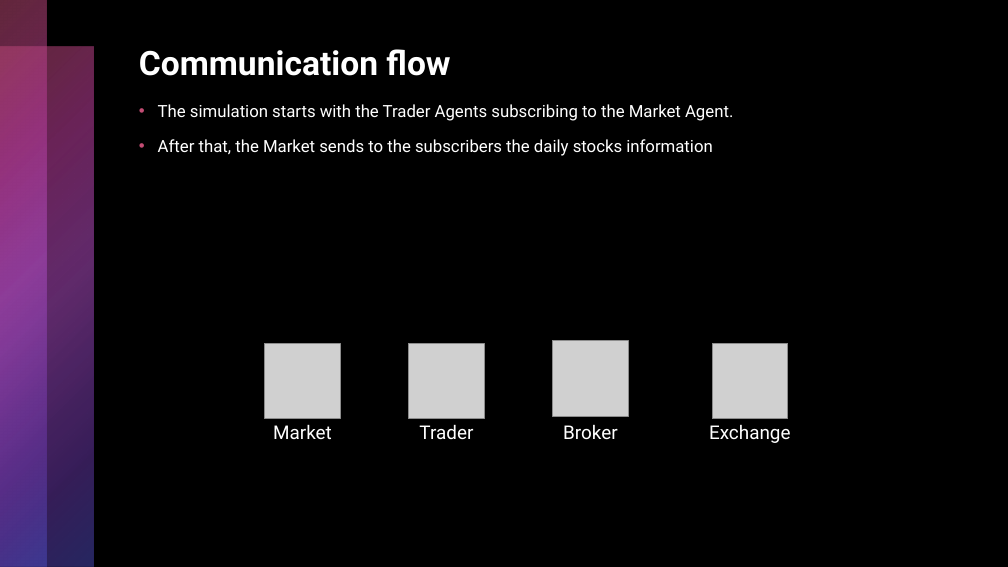
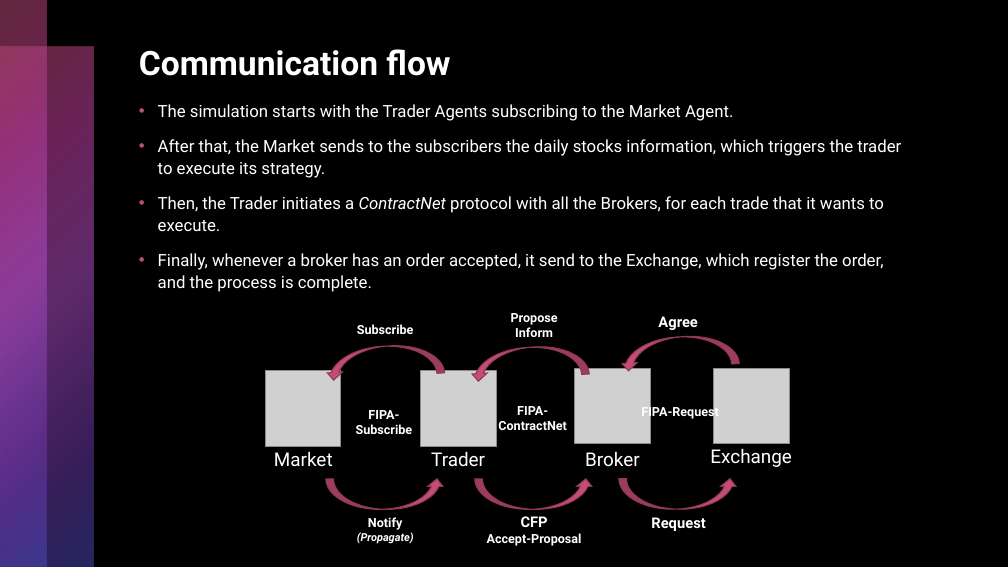
Before and after one commit to sergiodagama/FEUP-ASMA_Investment_Strategies_Simulation_Multi_Agent_System, a slide deck: slide 4 of docs/presentation.pptx. Drawn at 1008x567 pixels with LibreOffice and Linux fonts; fonts in the diff are those of the drawing; grey boxes stand for pictures. Boxes give left, top, right and bottom in pixels: in the first picture for what was removed or moved away, otherwise in the second. Text is boxed around its words. In the diff, an @@ line names an element or a change of style, - is before the commit and + after.

```diff
--- a/docs/presentation.pptx
+++ b/docs/presentation.pptx
@@ text at bbox=[158, 139, 901, 292]: text changed @@
-• After that, the Market sends to the subscribers the daily stocks information
+• After that, the Market sends to the subscribers the daily stocks information, which triggers the trader to execute its strategy.
+• Then, the Trader initiates a ContractNet protocol with all the Brokers, for each trade that it wants to execute.
+• Finally, whenever a broker has an order accepted, it send to the Exchange, which register the order, and the process is complete.
@@ text added at bbox=[357, 324, 414, 334], 12 pt, text #FFFFFF, bold @@
+Subscribe
@@ text added at bbox=[511, 313, 558, 337], 12 pt, text #FFFFFF, bold @@
+Propose
+Inform
@@ text added at bbox=[658, 316, 697, 330], 14 pt, text #FFFFFF, bold @@
+Agree
@@ curved up arrow added at bbox=[324, 342, 445, 380], fill #C34D74, outline #903956 1 pt @@
@@ curved up arrow added at bbox=[469, 343, 589, 381], fill #C34D74, outline #903956 1 pt @@
@@ curved up arrow added at bbox=[619, 333, 740, 371], fill #C34D74, outline #903956 1 pt @@
@@ picture: place and size @@
-picture at bbox=[265, 343, 340, 419]
+picture at bbox=[265, 371, 341, 446]
@@ picture: place and size @@
-picture at bbox=[409, 343, 485, 419]
+picture at bbox=[420, 371, 496, 446]
@@ picture: place and size @@
-picture at bbox=[553, 341, 628, 417]
+picture at bbox=[575, 368, 650, 444]
@@ text added at bbox=[356, 410, 413, 434], 12 pt, text #FFFFFF, bold @@
+FIPA-Subscribe
@@ text added at bbox=[498, 406, 567, 430], 12 pt, text #FFFFFF, bold @@
+FIPA-ContractNet
@@ text added at bbox=[641, 404, 718, 420], 12 pt, text #FFFFFF, bold @@
+FIPA-Request
@@ 2 texts, 1 picture: place and size @@
-2 texts, 1 picture at bbox=[273, 343, 791, 443]
+2 texts, 1 picture at bbox=[274, 368, 792, 467]
@@ text "Trader": place and size @@
-text "Trader" at bbox=[419, 424, 473, 440]
+text "Trader" at bbox=[431, 451, 485, 466]
@@ text "Broker": place and size @@
-text "Broker" at bbox=[563, 424, 618, 440]
+text "Broker" at bbox=[585, 451, 640, 467]
@@ curved up arrow added at bbox=[326, 479, 445, 509], fill #C34D74, outline #903956 1 pt @@
@@ curved up arrow added at bbox=[475, 479, 594, 509], fill #C34D74, outline #903956 1 pt @@
@@ curved up arrow added at bbox=[619, 479, 738, 509], fill #C34D74, outline #903956 1 pt @@
@@ text added at bbox=[357, 517, 414, 544], 10.5 pt, text #FFFFFF, bold, italic @@
+Notify (Propagate)
@@ text added at bbox=[487, 516, 582, 546], 12 pt, text #FFFFFF, bold @@
+CFP
+Accept-Proposal
@@ text added at bbox=[651, 517, 705, 531], 14 pt, text #FFFFFF, bold @@
+Request
```
Also in this commit, not shown: 1 other slide changed, 7 slides added.
